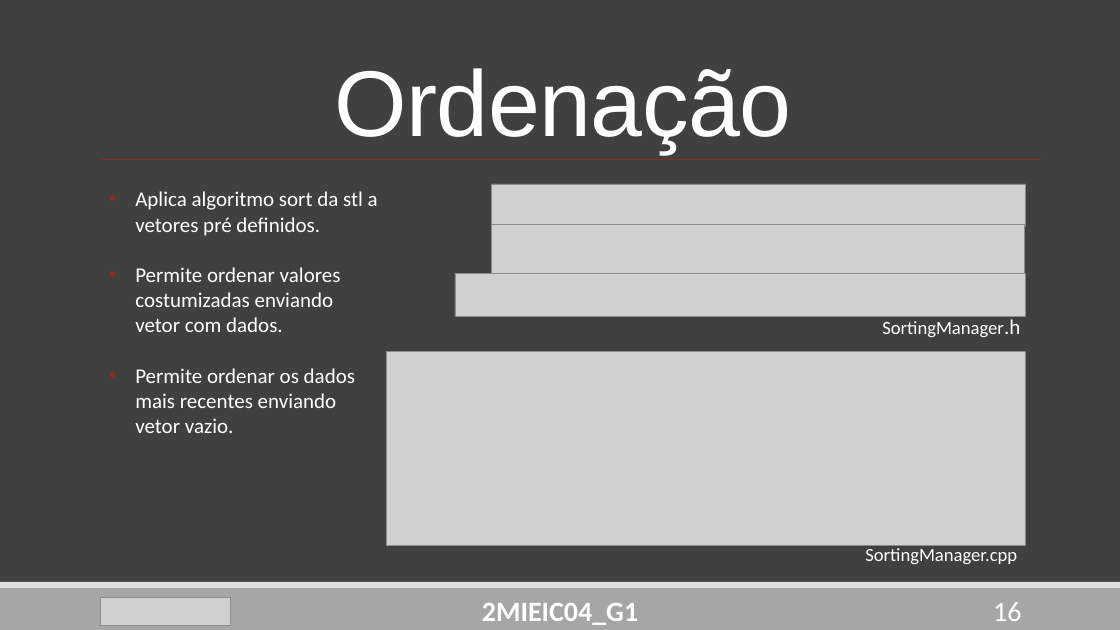
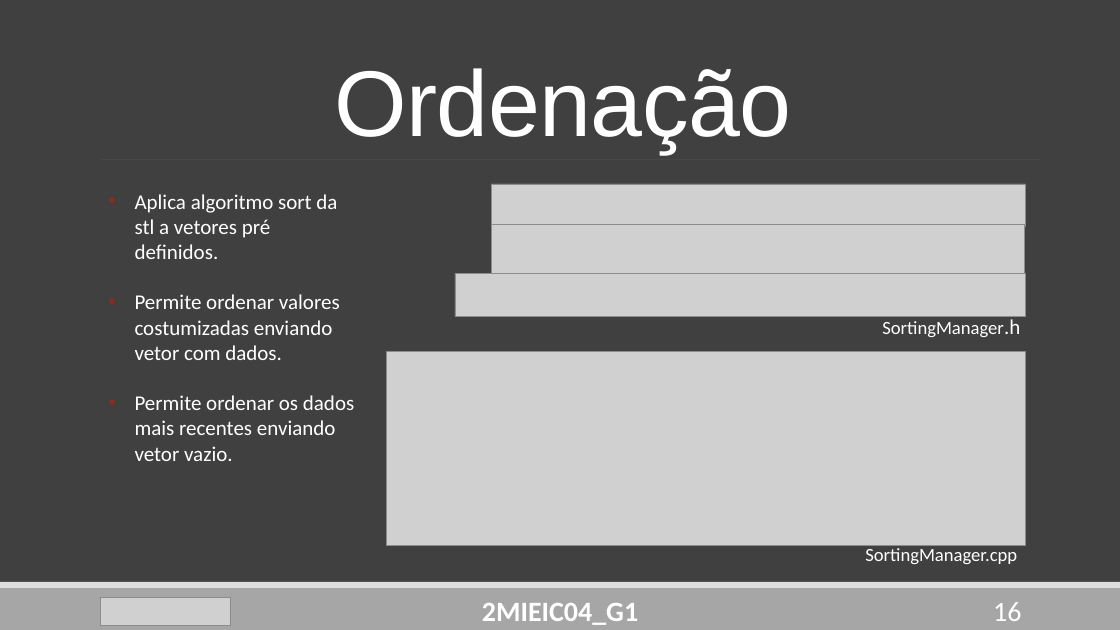
Before and after one commit to DoStini/FEUP-AEDA-proj, a slide deck: slide 16 of StreamZ_Apresentation4.pptx. Drawn at 1120x630 pixels with LibreOffice and Linux fonts; fonts in the diff are those of the drawing; grey boxes stand for pictures. Boxes give left, top, right and bottom in pixels: in the first picture for what was removed or moved away, otherwise in the second. Text is boxed around its words. In the diff, an @@ line names an element or a change of style, - is before the commit and + after.

```diff
--- a/StreamZ_Apresentation4.pptx
+++ b/StreamZ_Apresentation4.pptx
@@ text "Aplica algoritmo sort da stl ..." rewrapped from (135,191,378,433) to (135,194,354,461) @@
```
Also in this commit, not shown: 6 other slides changed.
